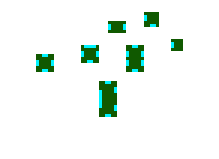
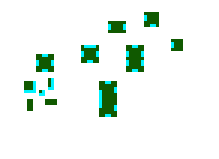
Revision of a layered 219px x 159px image; what changed, layer by layer:
painted on "Layer" over [24,78,57,111]
